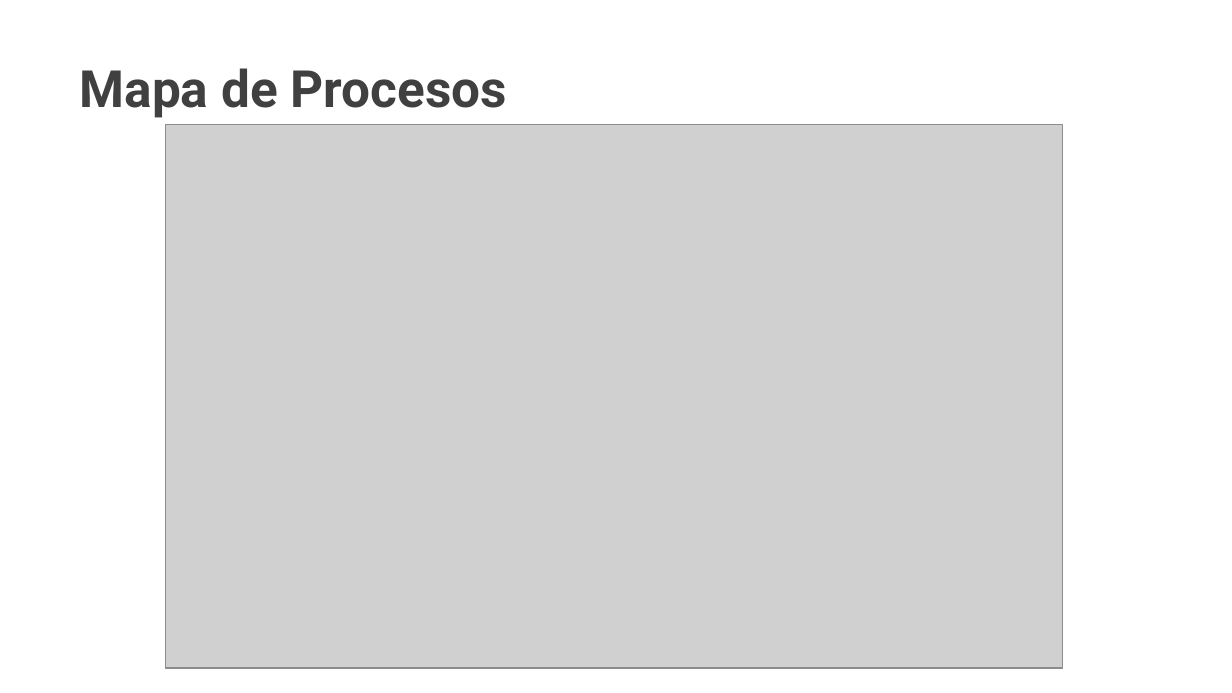
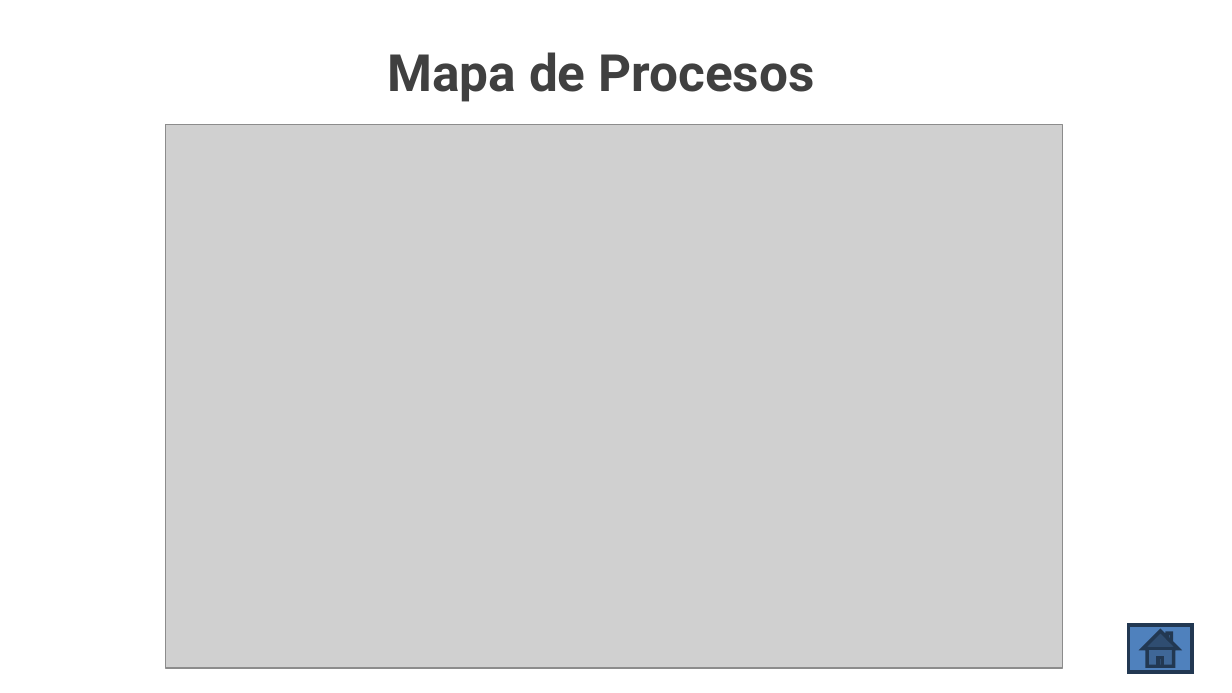
Before and after one commit to Mmartinez951/Desarrollo_Final_EntryMC, a slide deck: slide 25 of 1.Docs/Trimestre I/Presentación EntryMC.pptx (slide 9 before the commit). Drawn at 1232x693 pixels with LibreOffice and Linux fonts; fonts in the diff are those of the drawing; grey boxes stand for pictures; background and template pictures are left out. Boxes give left, top, right and bottom in pixels: in the first picture for what was removed or moved away, otherwise in the second. Text is boxed around its words. In the diff, an @@ line names an element or a change of style, - is before the commit and + after.

```diff
--- a/1.Docs/Trimestre I/Presentación EntryMC.pptx
+++ b/1.Docs/Trimestre I/Presentación EntryMC.pptx
@@ title "Mapa de Procesos": place and size @@
-title "Mapa de Procesos" at [80, 68, 507, 118]
+title "Mapa de Procesos" at [388, 52, 814, 102]
@@ title "Mapa de Procesos" at [388, 52, 814, 102]: indent changed; line spacing 1 to 0.9; vertical alignment top to middle @@
@@ action button home added at [1129, 625, 1191, 671], fill #4F81BD, outline #233953 2 pt @@
```
Also in this commit, not shown: 5 other slides changed, 20 slides added, 4 slides removed.
